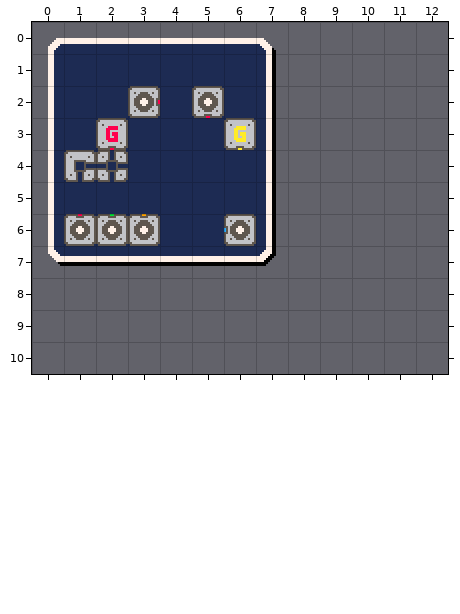
Tiled map -- level/maps/map_003.tmx. Above is the file before it was changed.
Cells are 32x32 px. Shown: x 0..12, y 0..10. The old version is drawn lined up with the new one.
After:
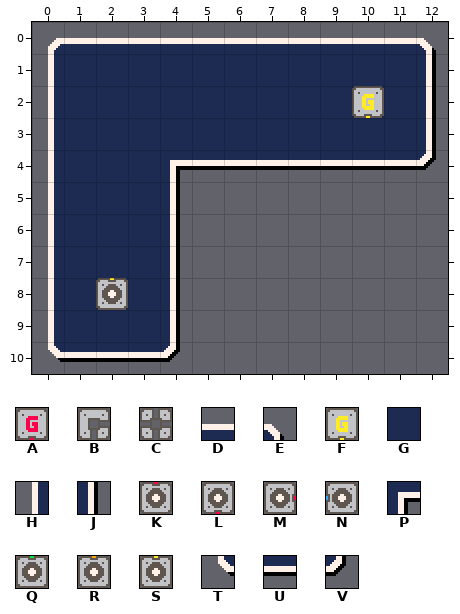
Key: from "element": A 2, B 8 turned 90, C 10, D 28, E 29, F 34, G 44, H 58, J 62, K 66, L 66 turned 180, M 66 turned 90, N 67 turned 270, P 77, Q 80, R 81, S 82, T 91, U 92, V 93.
_ is an empty cell, . an unchanged one.
Diff:
map size 8x8 -> 13x11 cells
--- layer "Blueboard"
@@ x 0..12 @@
- 0 .......E_____
- 1 .......J_____
- 2 .......J_____
- 3 .......J_____
- 4 ....GGGJ_____
- 5 ....GGGJ.....
- 6 ....GGGJ.....
- 7 TUUUUUUV.....
- 8 _____........
- 9 _____........
-10 _____........
+ 0 .......DDDDDE
+ 1 .......GGGGGJ
+ 2 .......GGGGGJ
+ 3 .......GGGGGJ
+ 4 ....PUUUUUUUV
+ 5 ....J___.....
+ 6 ....J___.....
+ 7 HGGGJ___.....
+ 8 HGGGJ........
+ 9 HGGGJ........
+10 TUUUV........
--- layer "Element"
@@ x 1..10 @@
- 2 ..M.L...._
- 3 .A...F....
- 4 BC........
+ 2 .._._....F
+ 3 ._..._....
+ 4 __........
@@ x 1..6 @@
- 6 KQR..N
+ 6 ___.._
@@ x 2..2 @@
- 8 _
+ 8 S
Where, in picture pixels (left, top, right, bottom), the same in both pictures:
changed: (48, 38, 436, 362)
